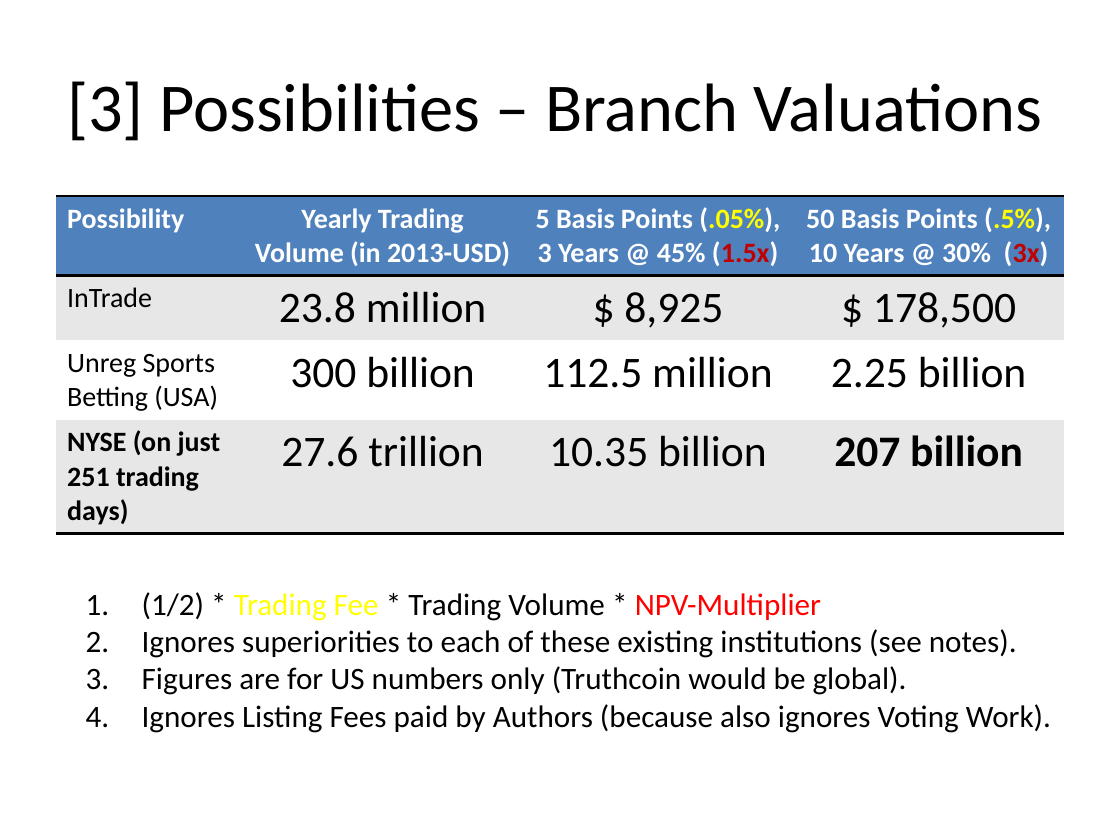
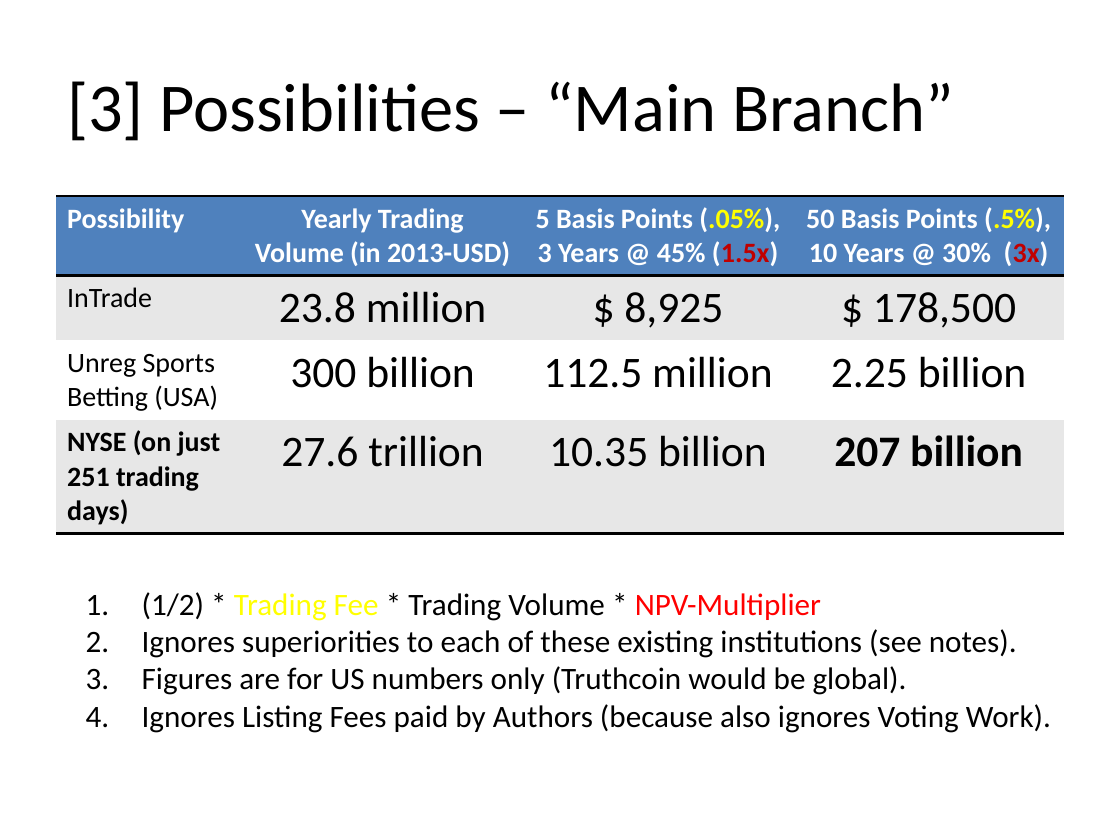
Before and after one commit to psztorc/Truthcoin, a slide deck: slide 10 of docs/TruthcoinValuable.pptx. Drawn at 1120x840 pixels with LibreOffice and Linux fonts; fonts in the diff are those of the drawing. Boxes give left, top, right and bottom in pixels: in the first picture for what was removed or moved away, otherwise in the second. Text is boxed around its words. In the diff, an @@ line names an element or a change of style, - is before the commit and + after.

```diff
--- a/docs/TruthcoinValuable.pptx
+++ b/docs/TruthcoinValuable.pptx
@@ title at [67,81,954,141]: text changed @@
-[3] Possibilities – Branch Valuations
+[3] Possibilities – “Main Branch”
```
Also in this commit, not shown: 4 other slides changed, 1 other file.
